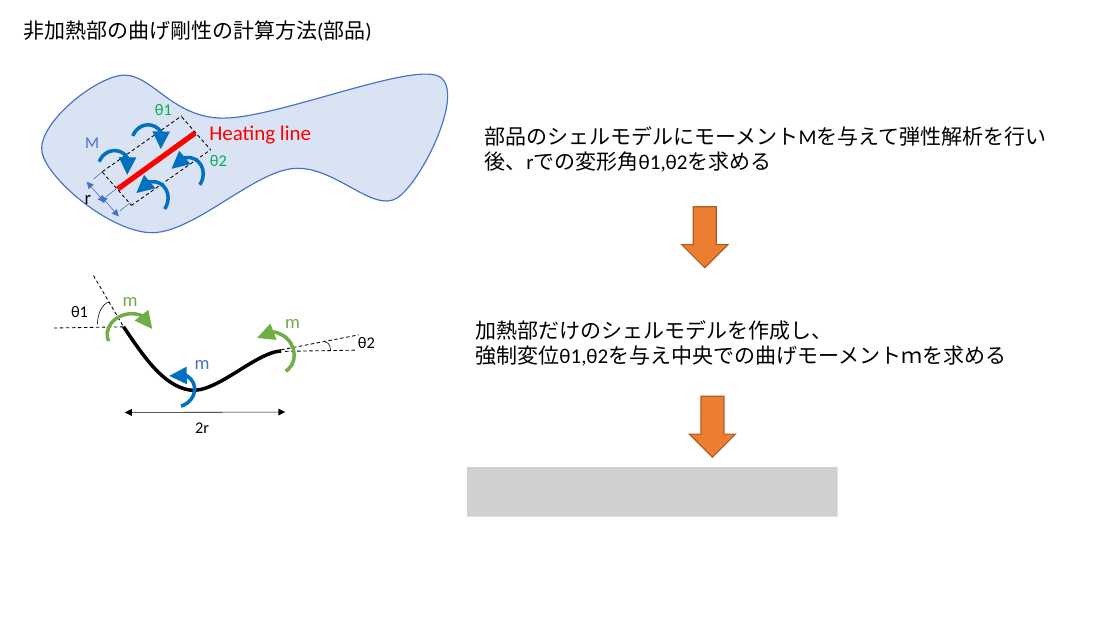
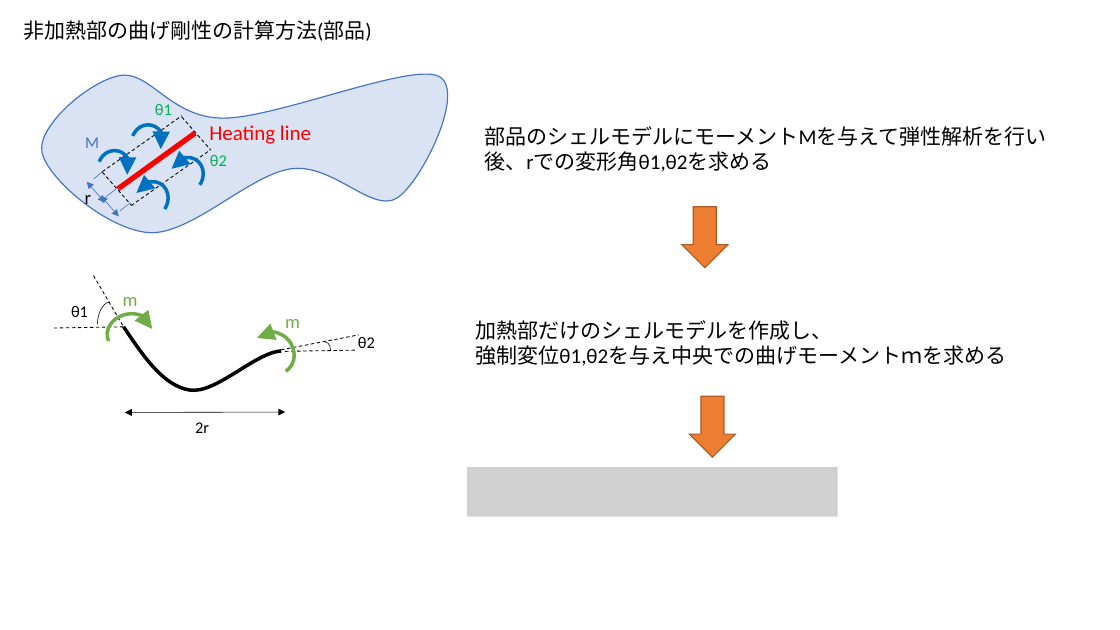
Before and after one commit to yuki0083/research, a slide deck: slide 12 of 剛性計算方法.pptx (slide 4 before the commit). Drawn at 1120x630 pixels with LibreOffice and Linux fonts; fonts in the diff are those of the drawing; grey boxes stand for pictures. Boxes give left, top, right and bottom in pixels: in the first picture for what was removed or moved away, otherwise in the second. Text is boxed around its words. In the diff, an @@ line names an element or a change of style, - is before the commit and + after.

```diff
--- a/剛性計算方法.pptx
+++ b/剛性計算方法.pptx
@@ arc (boxed as its full ellipse) removed at (154, 368, 200, 413) @@
@@ text removed at (195, 360, 210, 369) @@
-m
```
Also in this commit, not shown: 1 other slide changed, 8 slides added, 1 slide removed, 2 other files.
